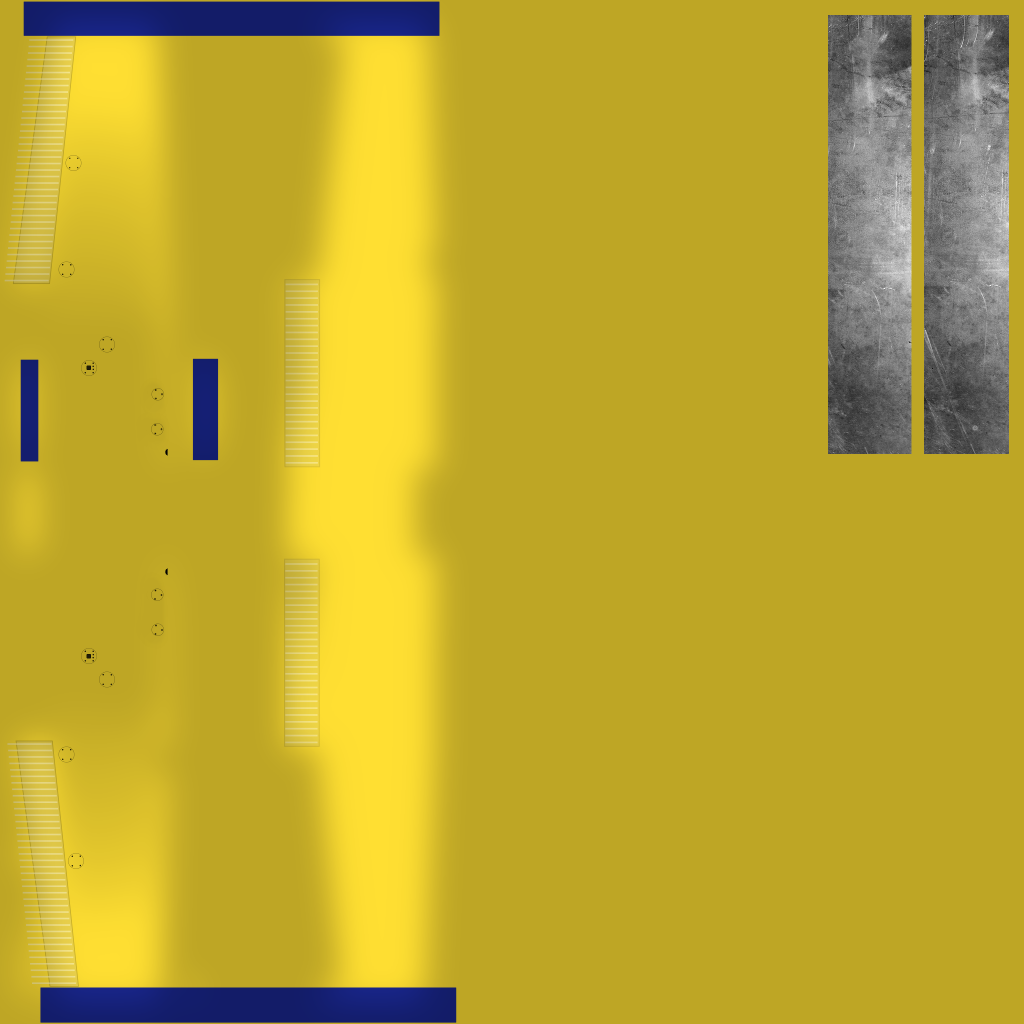
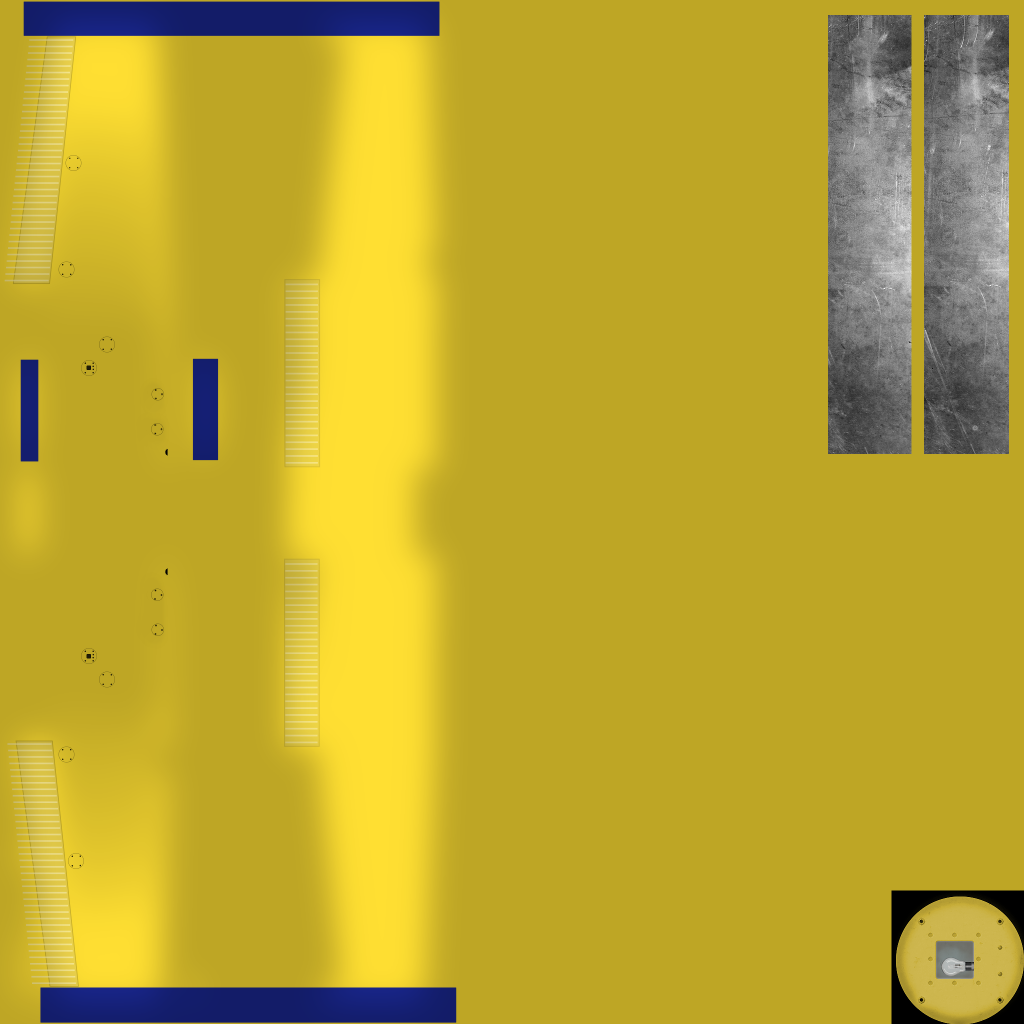
Two versions of the same layered image (1024 × 1024). Layer-by-layer changes:
added layer "Clipboard #3" above "Clipboard #2" over [891, 890, 1024, 1024]
